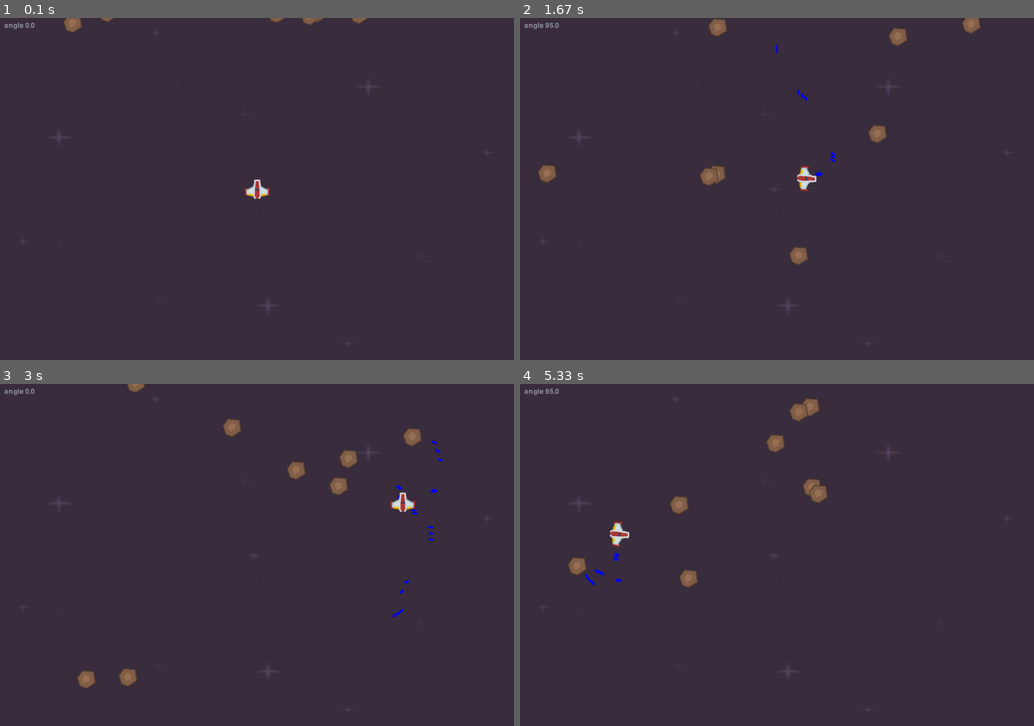
Above: before the commit, frames 1-4 (two rows, left to right).
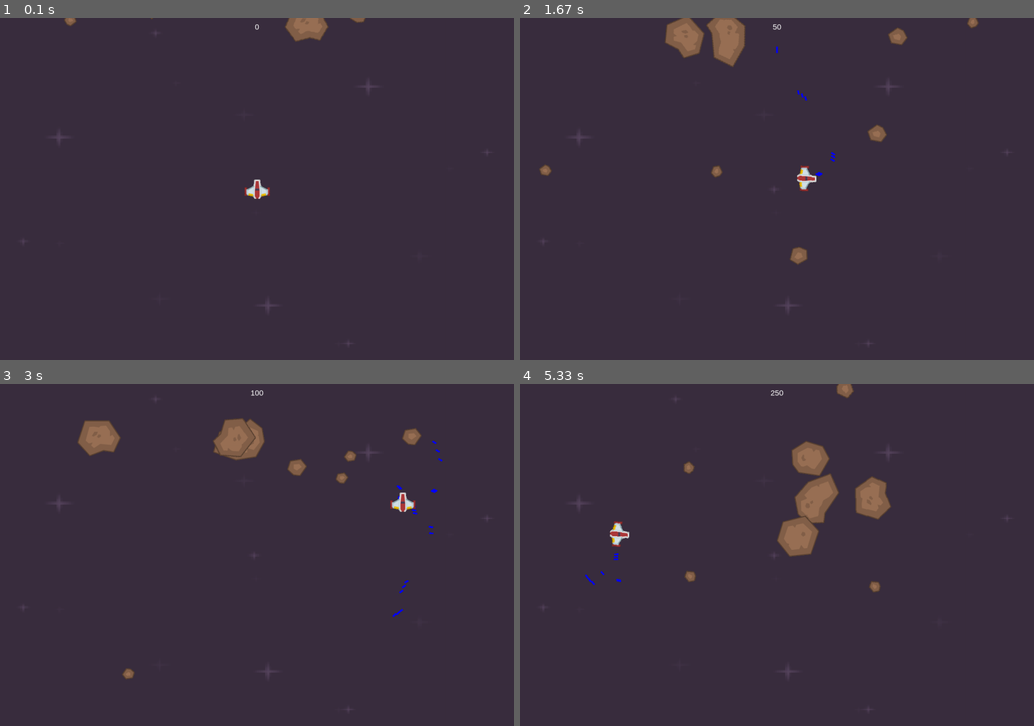
Above: after the commit, the same moments.

Repository: casol/pygame
Game: pygame game, started from YASS.py
Two runs of this game, one before a commit and one after it. Both use one fixed random seed, a clock stepped at 60 frames per second and the inputs below.
Inputs:
- Up to frame 1 (0.1 s): no input
- Up to frame 2 (1.67 s): tap Space at 0.33, 0.73, 1.03, 1.23, 1.57 s; hold Right 0.67-1.13 s; hold Up 1.17-1.47 s; hold Right from 1.5 s (still down)
- Up to frame 3 (3 s): tap Space at 1.87, 2.07, 2.37, 2.63, 2.93 s; release Right at 1.97 s; hold Left 2-2.53 s; hold Left 2.57-2.97 s
- Up to frame 4 (5.33 s): hold Up 3-3.37 s; tap Space at 3.07, 3.47, 3.77, 4.13, 4.43, 4.63, 4.93, 5.13 s; hold Right 3.4-4.03 s; hold Left 4.07-4.53 s; hold Right 4.57-5.03 s; hold Up from 5.07 s (still down)

The runs differ from the first frame. In frame 1, 0.6% of the frame differs, in the area x 0-72%, y 0-7%; in frame 2, 1.9%; in frame 3, 2.3%; in frame 4, 3.7%, in the area x 0-73%, y 0-61%.

Commit message:
Add asteroids rotation and different size, add score txt

Diff:
--- a/YASS.py
+++ b/YASS.py
@@ -16,10 +16,20 @@
 
 # initialize pygame
 pygame.init()
-FONT = pygame.font.Font(None, 24)
-
 FPS = 60  # frames per second
 fps_clock = pygame.time.Clock()
+
+# drew text
+font_name = pygame.font.match_font('arial')
+
+
+def draw_text(surf, text, size, x, y):
+    font = pygame.font.Font(font_name, size)
+    text_surface = font.render(text, True, WHITE)
+    text_rect = text_surface.get_rect()
+    text_rect.midtop = (x, y)
+    surf.blit(text_surface, text_rect)
+
 
 # set up the window
 WIDTH = 1200
@@ -119,8 +129,8 @@
         pygame.sprite.Sprite.__init__(self)
         self.image = pygame.Surface([4, 10], pygame.SRCALPHA)
         self.image.fill(BLUE)
-        # Rotate the image by the player.angle (negative since y-axis is flipped).
-        self.image = pygame.transform.rotozoom(self.image, angle, 1)
+        # rotate the image by the player.angle
+        self.image = pygame.transform.rotate(self.image, angle)
         # Pass the center of the player as the center of the bullet.rect.
         self.rect = self.image.get_rect(center=position)
         self.position = vec(position)  # The position vector.
@@ -140,8 +150,9 @@
     def __init__(self):
         """Initialize asteroid sprite."""
         pygame.sprite.Sprite.__init__(self)
-        self.image = asto_img
-        self.image.set_colorkey(BLACK)
+        self.image_orig = random.choice(meteor_images)
+        self.image_orig.set_colorkey(BLACK)
+        self.image = self.image_orig.copy()
         self.rect = self.image.get_rect()
         self.radius = int(self.rect.width * 0.80 / 2)
         #pygame.draw.circle(self.image, RED, self.rect.center, self.radius)
@@ -149,8 +160,19 @@
         self.rect.y = random.randrange(-100, -40)
         self.speedy = random.randrange(1, 8)
         self.speedx = random.randrange(-3, 3)
+        self.rot = 0
+        self.rot_speed = random.randrange(-3, 3)
+
+    def rotate(self):
+        self.rot = (self.rot + self.rot_speed) % 360
+        new_image = pygame.transform.rotate(self.image_orig, self.rot)
+        old_center = self.rect.center
+        self.image = new_image
+        self.rect = self.image.get_rect()
+        self.rect.center = old_center
 
     def update(self):
+        self.rotate()
         self.rect.x += self.speedx
         self.rect.y += self.speedy
         if self.rect.top > HEIGHT + 10 or self.rect.left < -25 or self.rect.right > WIDTH + 20:
@@ -159,13 +181,20 @@
             self.speedy = random.randrange(1, 8)
 
 
+
 # load all games graphic
 background = pygame.image.load(os.path.join(img_folder, 'darkPurple.png')).convert()
 background_rect = background.get_rect()
+
 background = pygame.transform.scale(background, (1200, 800))
 player_img = pygame.image.load(os.path.join(img_folder, 'playerShip1_red.png')).convert()
-asto_img = pygame.image.load(os.path.join(img_folder, 'meteorBrown_med1.png')).convert()
-
+
+meteor_images = []
+meteor_list = ['meteorBrown_big1.png', 'meteorBrown_big2.png', 'meteorBrown_big3.png',
+               'meteorBrown_big4.png', 'meteorBrown_med1.png', 'meteorBrown_med3.png',
+               'meteorBrown_small1.png', 'meteorBrown_small2.png']
+for img in meteor_list:
+    meteor_images.append(pygame.image.load(os.path.join(img_folder, img)).convert())
 
 all_sprites = pygame.sprite.Group()
 asteroids = pygame.sprite.Group()
@@ -178,6 +207,8 @@
     d = Asteroid()
     all_sprites.add(d)
     asteroids.add(d)
+# player score
+score = 0
 
 
 while True:  # game loop
@@ -191,13 +222,16 @@
     # drew / update
     all_sprites.update()
     all_sprites.draw(DISPLAY)
+    draw_text(DISPLAY, str(score), 18, WIDTH / 2, 10)
     player.draw(DISPLAY)
     player.update()
     player.wrap_around_screen()
+
     # check if a missile hit an asteroid
     hits = pygame.sprite.groupcollide(asteroids, missiles, True, True)
     # create new
     for hit in hits:
+        score += 50
         d = Asteroid()
         all_sprites.add(d)
         asteroids.add(d)
@@ -209,8 +243,7 @@
         #pygame.quit()
         #sys.exit()
 
-    txt = FONT.render('angle {:.1f}'.format(player.angle), True, (150, 150, 170))
-    DISPLAY.blit(txt, (10, 10))
-    print()
+    #txt = FONT.render('angle {:.1f}'.format(player.angle), True, (150, 150, 170))
+    #DISPLAY.blit(txt, (10, 10))
     pygame.display.update()
     fps_clock.tick(FPS)
Binary file removed: img/meteor.png
Binary file added: img/meteorBrown_big1.png
Binary file added: img/meteorBrown_big2.png
Binary file added: img/meteorBrown_big3.png
Binary file added: img/meteorBrown_big4.png
Binary file added: img/meteorBrown_med3.png
Binary file added: img/meteorBrown_small1.png
Binary file added: img/meteorBrown_small2.png
Binary file removed: img/ship.png
